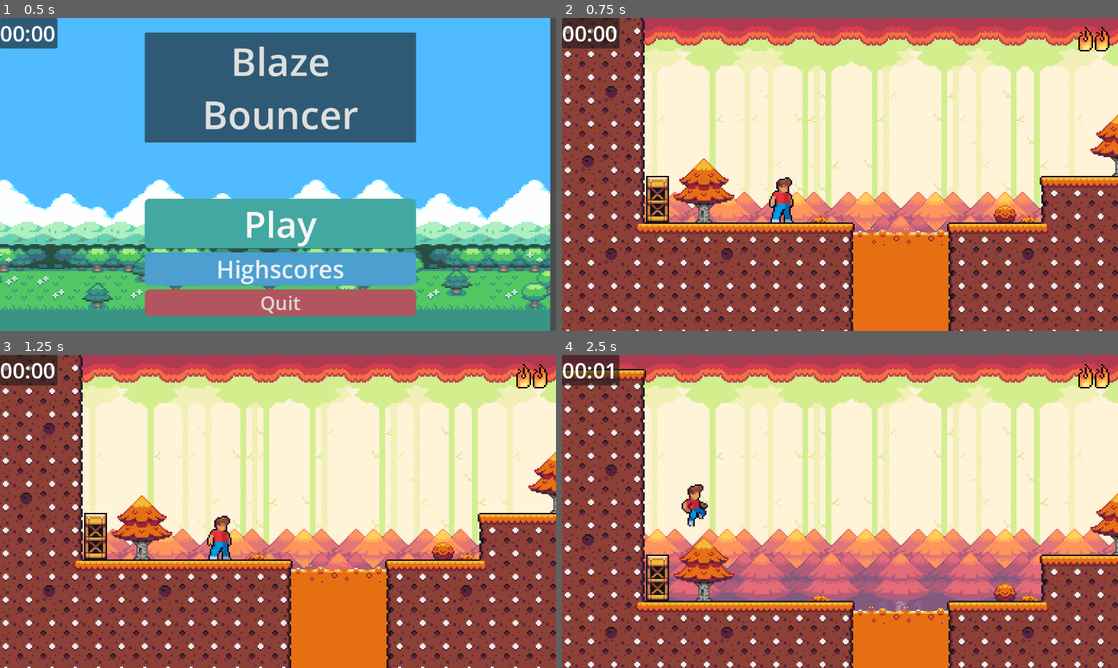
Above: before the commit, frames 1-4 (two rows, left to right).
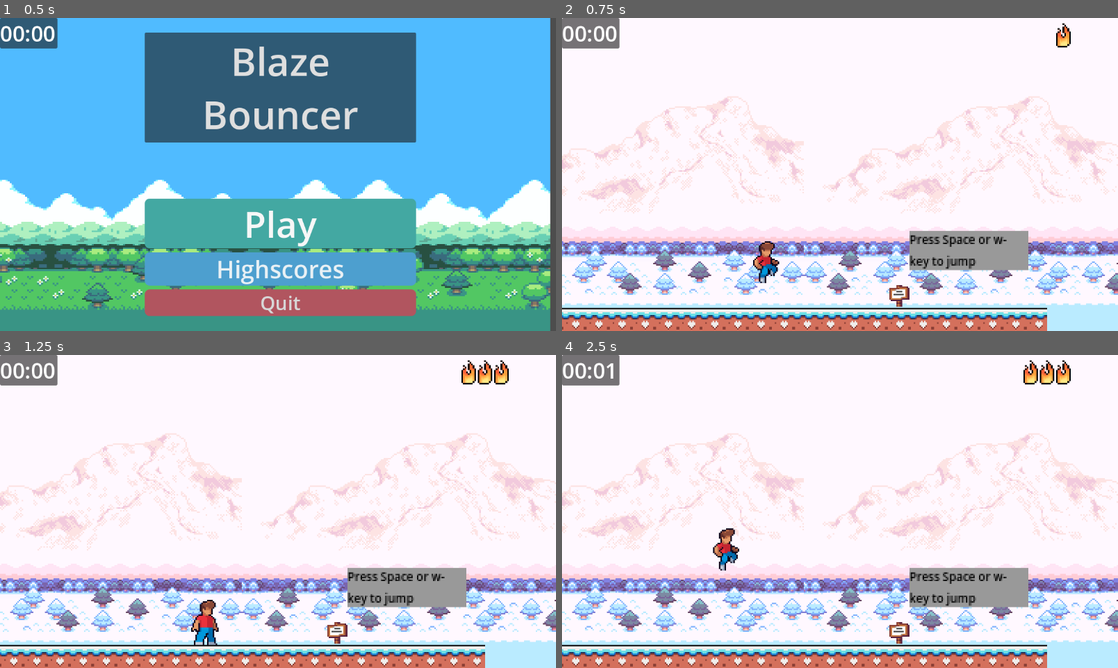
Above: after the commit, the same moments.

Repository: levi-wj/CSE310-group
Game: Godot game, scene res://main_menu.tscn
Two runs of this game, one before a commit and one after it. Both use one fixed random seed, a clock stepped at 60 frames per second and the inputs below.
Inputs:
- Up to frame 1 (0.5 s): no input
- Up to frame 2 (0.75 s): click "Play" at 0.5 s
- Up to frame 3 (1.25 s): no input
- Up to frame 4 (2.5 s): tap Space at 1.25, 2 s; hold Right (bullet_right) from 1.28 s (still down); tap Enter (ui_accept) at 1.52, 2.27 s

Frame 1 is identical in both runs. In frame 2, 96% of the frame differs, in the area x 0-100%, y 0-100%; in frame 3, 96%; in frame 4, 96%.

Commit message:
Moved levels to folders
moved levels to folders and

Diff:
--- a/Spring_Level_1.tscn
+++ b/Levels/Spring_Level_3.tscn
@@ -1,17 +1,17 @@
-[gd_scene load_steps=8 format=3 uid="uid://y8p75tlfdgc6"]
+[gd_scene load_steps=8 format=3 uid="uid://c8fef1wch8cqk"]
 
-[ext_resource type="PackedScene" uid="uid://wm4bk2rbs87w" path="res://tile_map.tscn" id="1_bireh"]
-[ext_resource type="Texture2D" uid="uid://v28nsinh2uux" path="res://sprites/bg/SpringBG.png" id="2_rgcr2"]
-[ext_resource type="PackedScene" uid="uid://dk2llwpqfi67w" path="res://ant_red.tscn" id="4_7lpcr"]
-[ext_resource type="PackedScene" uid="uid://by7lyy60j2myw" path="res://character.tscn" id="5_mxl5e"]
-[ext_resource type="PackedScene" uid="uid://dcfyh40g6up8i" path="res://ant_gray.tscn" id="5_rtcuw"]
-[ext_resource type="PackedScene" uid="uid://cj762gt4yv1h" path="res://bullets_left_ui.tscn" id="6_cq8rp"]
-[ext_resource type="PackedScene" uid="uid://jpg8i054h142" path="res://deathBox.tscn" id="7_apceq"]
+[ext_resource type="PackedScene" uid="uid://wm4bk2rbs87w" path="res://tile_map.tscn" id="1_srjdm"]
+[ext_resource type="Texture2D" uid="uid://v28nsinh2uux" path="res://sprites/bg/SpringBG.png" id="2_nkgjo"]
+[ext_resource type="PackedScene" path="res://bullets_left_ui.tscn" id="3_t862g"]
+[ext_resource type="PackedScene" uid="uid://by7lyy60j2myw" path="res://character.tscn" id="4_myabu"]
+[ext_resource type="PackedScene" uid="uid://dcfyh40g6up8i" path="res://ant_gray.tscn" id="5_fipa2"]
+[ext_resource type="PackedScene" path="res://deathBox.tscn" id="6_xjmmi"]
+[ext_resource type="PackedScene" uid="uid://dk2llwpqfi67w" path="res://ant_red.tscn" id="7_nqvle"]
 
 [node name="Spring_Level" type="Node2D"]
 metadata/_edit_horizontal_guides_ = []
 
-[node name="TileMap" parent="." instance=ExtResource("1_bireh")]
+[node name="TileMap" parent="." instance=ExtResource("1_srjdm")]
 position = Vector2(98, -9)
 layer_0/z_index = 1
 layer_0/tile_data = PackedInt32Array(327663, 327683, 5, 327664, 393219, 5, 327665, 458755, 5, 327666, 458755, 5, 327667 …(29681 unchanged characters)…
@@ -36,16 +36,16 @@
 offset_top = -33.0
 offset_right = 578.0
 offset_bottom = 208.0
-texture = ExtResource("2_rgcr2")
+texture = ExtResource("2_nkgjo")
 stretch_mode = 1
 
-[node name="bullets_left_ui" parent="CanvasLayer" instance=ExtResource("6_cq8rp")]
+[node name="bullets_left_ui" parent="CanvasLayer" instance=ExtResource("3_t862g")]
 offset_left = 29.0
 offset_top = 27.0
 offset_right = 329.0
 offset_bottom = 77.0
 
-[node name="CharacterBody2D" parent="." instance=ExtResource("5_mxl5e")]
+[node name="CharacterBody2D" parent="." instance=ExtResource("4_myabu")]
 position = Vector2(-106, 38)
 BULLET_KNOCKBACK = 250
 CAMERA_LEFT_LIMIT = -200
@@ -53,48 +53,48 @@
 CAMERA_RIGHT_LIMIT = 1535
 CAMERA_BOTTOM_LIMIT = 120
 
-[node name="Ant_Gray" parent="." instance=ExtResource("5_rtcuw")]
+[node name="Ant_Gray" parent="." instance=ExtResource("5_fipa2")]
 position = Vector2(241, -262)
 DIRECTION = 1
 
-[node name="DeathBox" parent="." instance=ExtResource("7_apceq")]
+[node name="DeathBox" parent="." instance=ExtResource("6_xjmmi")]
 position = Vector2(-119, 144)
 
-[node name="Ant_Red" parent="." instance=ExtResource("4_7lpcr")]
+[node name="Ant_Red" parent="." instance=ExtResource("7_nqvle")]
 position = Vector2(85, 46)
 DIRECTION = 1
 
-[node name="Ant_Red2" parent="." instance=ExtResource("4_7lpcr")]
+[node name="Ant_Red2" parent="." instance=ExtResource("7_nqvle")]
 position = Vector2(255, -18)
 DIRECTION = 1
 
-[node name="Ant_Gray2" parent="." instance=ExtResource("5_rtcuw")]
+[node name="Ant_Gray2" parent="." instance=ExtResource("5_fipa2")]
 position = Vector2(441, -18)
 
-[node name="Ant_Gray3" parent="." instance=ExtResource("5_rtcuw")]
+[node name="Ant_Gray3" parent="." instance=ExtResource("5_fipa2")]
 position = Vector2(814, -19)
 
-[node name="Ant_Gray4" parent="." instance=ExtResource("5_rtcuw")]
+[node name="Ant_Gray4" parent="." instance=ExtResource("5_fipa2")]
 position = Vector2(183, 14)
 DIRECTION = 1
 
-[node name="Ant_Red3" parent="." instance=ExtResource("4_7lpcr")]
+[node name="Ant_Red3" parent="." instance=ExtResource("7_nqvle")]
 position = Vector2(668, -19)
 
-[node name="Ant_Red4" parent="." instance=ExtResource("4_7lpcr")]
+[node name="Ant_Red4" parent="." instance=ExtResource("7_nqvle")]
 position = Vector2(135, -242)
 DIRECTION = 1
 
-[node name="Ant_Red5" parent="." instance=ExtResource("4_7lpcr")]
+[node name="Ant_Red5" parent="." instance=ExtResource("7_nqvle")]
 position = Vector2(602, -530)
 DIRECTION = 1
 
-[node name="Ant_Gray5" parent="." instance=ExtResource("5_rtcuw")]
+[node name="Ant_Gray5" parent="." instance=ExtResource("5_fipa2")]
 position = Vector2(661, -546)
 
-[node name="Ant_Red6" parent="." instance=ExtResource("4_7lpcr")]
+[node name="Ant_Red6" parent="." instance=ExtResource("7_nqvle")]
 position = Vector2(322, -402)
 
-[node name="Ant_Gray6" parent="." instance=ExtResource("5_rtcuw")]
+[node name="Ant_Gray6" parent="." instance=ExtResource("5_fipa2")]
 position = Vector2(183, -338)
 DETECTS_EDGE = false
--- a/Next_level.gd
+++ b/Next_level.gd
@@ -1,6 +1,6 @@
 extends Area2D
 
-var level_names = ["test_scene1", "Spring_Level2"]
+var level_names = ["Winter_1", "Fall_Level2", "Spring_Level_3"]
 
 
 
--- a/Node.gd
+++ b/Node.gd
@@ -1,49 +1,26 @@
 extends Node
-var data = {
+
+
+var data_raw = {
 	"collection":"high_score_data",
 	"database":"high_score",
 	"dataSource":"Cluster0",
-	"document": {
-	  "status": "open",
-	  "score": "12324"
-	}
-
+	"sort": {"score":-1},
+	"limit": 10
 }
-
-
-func _ready():
-
-	var json = JSON.stringify(data)
-	var headers = ["Content-Type: application/json","Access-Control-Request-Headers: *","api-key: VOII2w3SVRVHq8vQ3m9L6he86He45zXRA8efsRYDyWMXhADSNYaNJdH1DRp0hUKs"]
-	var data_request = $HTTPRequest.request("https://us-west-2.aws.data.mongodb-api.com/app/data-hicfs/endpoint/data/v1/action/insertOne", headers, HTTPClient.METHOD_POST,json)
-
-
 
 
 
 
 # Called when the node enters the scene tree for the first time.
-#func _ready():
-	#$HTTPRequest.request_completed.connect(_on_request_completed)
-	#var json = JSON.stringify(data)
-	#var headers = ["Content-Type: application/json","Access-Control-Request-Headers: *","api-key: VOII2w3SVRVHq8vQ3m9L6he86He45zXRA8efsRYDyWMXhADSNYaNJdH1DRp0hUKs"]
-	#var data_request = $HTTPRequest.request("https://us-west-2.aws.data.mongodb-api.com/app/data-hicfs/endpoint/data/v1/action/findOne", headers, HTTPClient.METHOD_POST,json)
-	#print(data_request)
+func _ready():
+	$HTTPRequest.request_completed.connect(_on_request_completed)
+	var json = JSON.stringify(data_raw)
+	var headers = ["Content-Type: application/json","Access-Control-Request-Headers: *","api-key: VOII2w3SVRVHq8vQ3m9L6he86He45zXRA8efsRYDyWMXhADSNYaNJdH1DRp0hUKs"]
+	var data_request = $HTTPRequest.request("https://us-west-2.aws.data.mongodb-api.com/app/data-hicfs/endpoint/data/v1/action/find", headers, HTTPClient.METHOD_POST,json)
+	print(data_request)
 
 
 func _on_request_completed(result, response_code, headers, body):
 	var json = JSON.parse_string(body.get_string_from_utf8())
 	print(json)
-	print("hello")
-
-
-
-#curl --location --request POST 'https://us-west-2.aws.data.mongodb-api.com/app/data-hicfs/endpoint/data/v1/action/findOne' \
-#--header 'Content-Type: application/json' \
-#--header 'Access-Control-Request-Headers: *' \
-#--header 'api-key: VOII2w3SVRVHq8vQ3m9L6he86He45zXRA8efsRYDyWMXhADSNYaNJdH1DRp0hUKs' \
-#--data-raw '{
-   # "collection":"listingsAndReviews",
-	#"database":"sample_airbnb",
-	#"dataSource":"Cluster0"
-#}'
--- /dev/null
+++ b/get_top_10.tscn
@@ -0,0 +1,8 @@
+[gd_scene load_steps=2 format=3 uid="uid://b162eign6asjl"]
+
+[ext_resource type="Script" path="res://Node.gd" id="1_6jv5n"]
+
+[node name="GetTop10" type="Node"]
+script = ExtResource("1_6jv5n")
+
+[node name="HTTPRequest" type="HTTPRequest" parent="."]
--- a/main_menu.gd
+++ b/main_menu.gd
@@ -12,8 +12,12 @@
 
 
 func _on_start_pressed():
+
 	GlobalTimer.start_timer()
-	get_tree().change_scene_to_file("res://Fall_Level.tscn")
+
+
+	get_tree().change_scene_to_file("res://Levels/Winter_1.tscn")
+
 
 func _on_hiscores_pressed():
 	pass # Replace with function body.
--- /dev/null
+++ b/post_score.gd
@@ -0,0 +1,17 @@
+extends Node
+var data = {
+	"collection":"high_score_data",
+	"database":"high_score",
+	"dataSource":"Cluster0",
+	"document": {
+		"score": 567
+	}
+
+}
+
+
+func _ready():
+
+	var json = JSON.stringify(data)
+	var headers = ["Content-Type: application/json","Access-Control-Request-Headers: *","api-key: VOII2w3SVRVHq8vQ3m9L6he86He45zXRA8efsRYDyWMXhADSNYaNJdH1DRp0hUKs"]
+	var data_request = $HTTPRequest.request("https://us-west-2.aws.data.mongodb-api.com/app/data-hicfs/endpoint/data/v1/action/insertOne", headers, HTTPClient.METHOD_POST,json)
--- /dev/null
+++ b/post_score.tscn
@@ -0,0 +1,10 @@
+[gd_scene load_steps=3 format=3 uid="uid://dj4bgb6gfh7v6"]
+
+[ext_resource type="Script" path="res://post_score.gd" id="1_ndinm"]
+[ext_resource type="Script" path="res://HTTPRequest.gd" id="2_3jjn1"]
+
+[node name="PostScore" type="Node"]
+script = ExtResource("1_ndinm")
+
+[node name="HTTPRequest" type="HTTPRequest" parent="."]
+script = ExtResource("2_3jjn1")
--- a/practiceHTTP.tscn
+++ /dev/null
@@ -1,10 +0,0 @@
-[gd_scene load_steps=3 format=3 uid="uid://b162eign6asjl"]
-
-[ext_resource type="Script" path="res://Node.gd" id="1_xxdd2"]
-[ext_resource type="Script" path="res://HTTPRequest.gd" id="2_rfbc2"]
-
-[node name="Node" type="Node"]
-script = ExtResource("1_xxdd2")
-
-[node name="HTTPRequest" type="HTTPRequest" parent="."]
-script = ExtResource("2_rfbc2")
Not shown: 1 places in Levels/Fall_Level2.tscn that only renumber resources
Renamed: Winter/Winter_1.tscn -> Levels/Winter_1.tscn
Not shown: 1 places in Spring_Level2.tscn that only renumber resources
Not shown: 1 places in main_menu.tscn that only renumber resources
